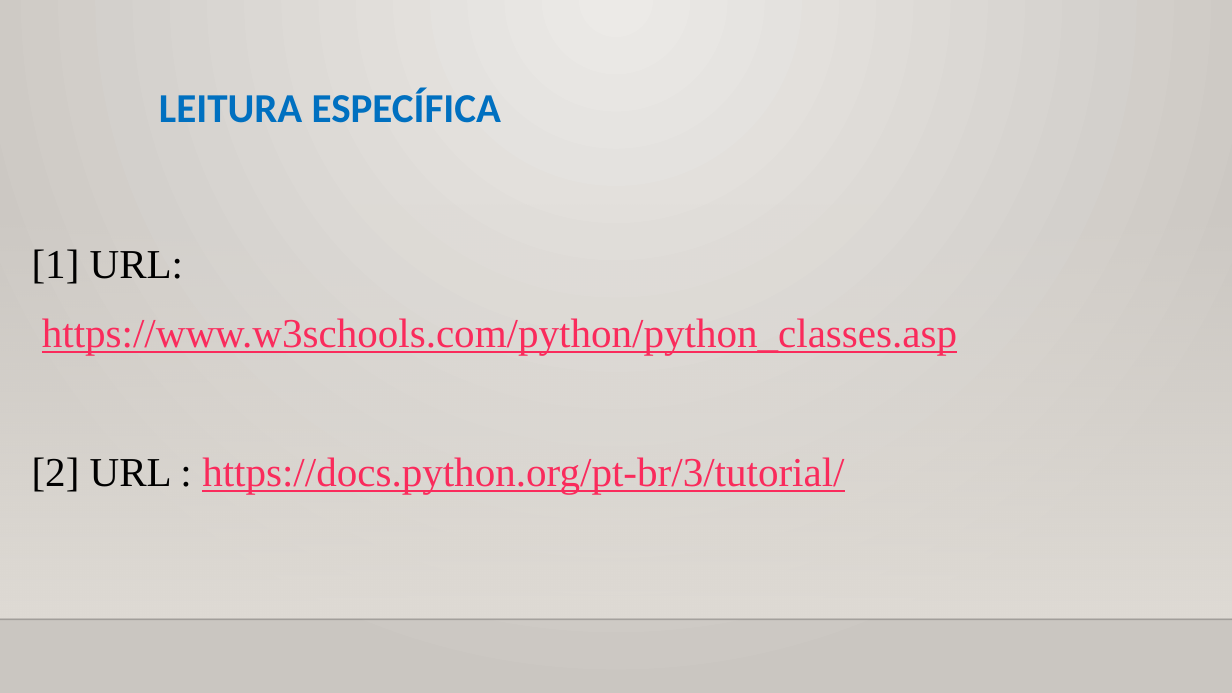
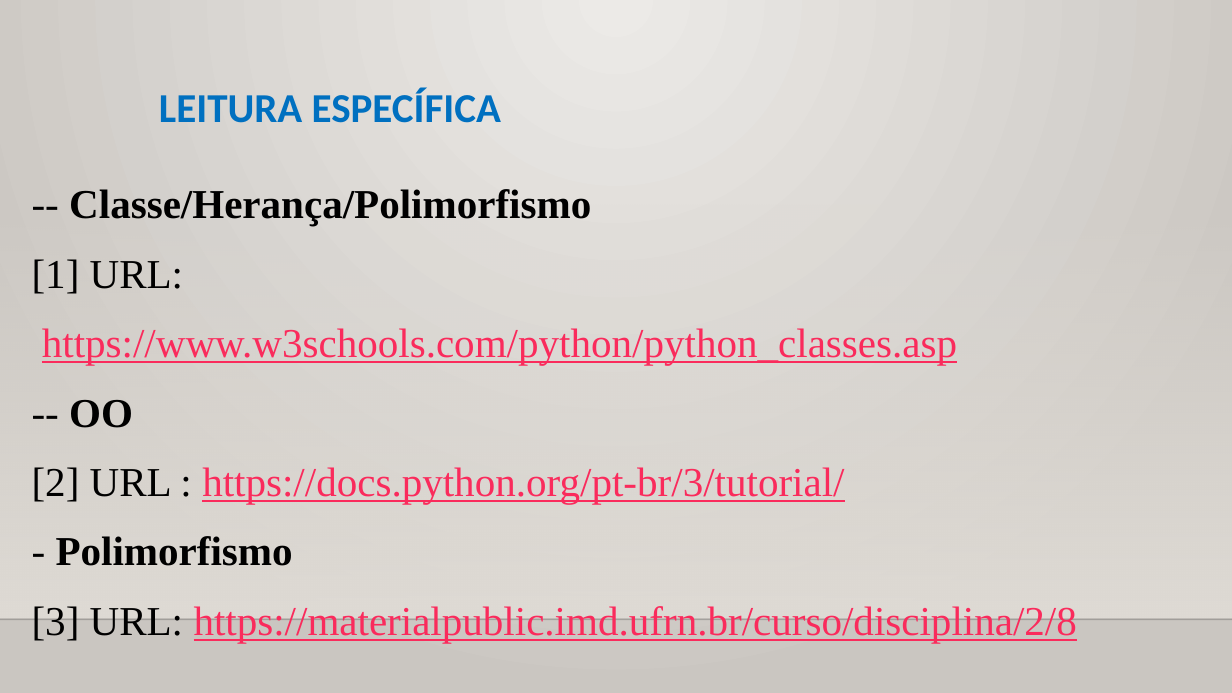
Before and after one commit to CloudEducationBrazil/WydenUniRuyPythonRAD, a slide deck: slide 30 of 01 Classes/Aula 11 RAD Python - Classes - Orientação a Objetos.pptx (slide 29 before the commit). Drawn at 1232x693 pixels with LibreOffice and Linux fonts; fonts in the diff are those of the drawing; background and template pictures are left out. Boxes give left, top, right and bottom in pixels: in the first picture for what was removed or moved away, otherwise in the second. Text is boxed around its words. In the diff, an @@ line names an element or a change of style, - is before the commit and + after.

```diff
--- a/01 Classes/Aula 11 RAD Python - Classes - Orientação a Objetos.pptx
+++ b/01 Classes/Aula 11 RAD Python - Classes - Orientação a Objetos.pptx
@@ text at (69,189,591,226): paragraph added @@
+-- Classe/Herança/Polimorfismo
@@ text at (69,400,133,428): paragraph added @@
+-- OO
@@ text at (32,536,1077,643): paragraphs added @@
+- Polimorfismo
+[3] URL: https://materialpublic.imd.ufrn.br/curso/disciplina/2/8
```
Also in this commit, not shown: 1 other slide changed, 1 slide added.
